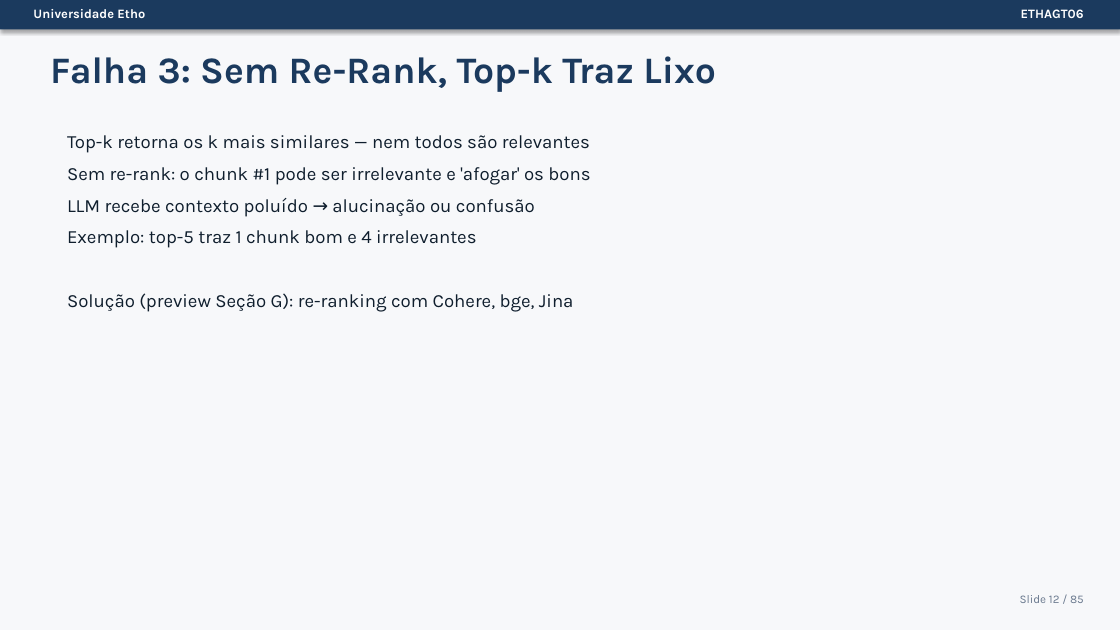
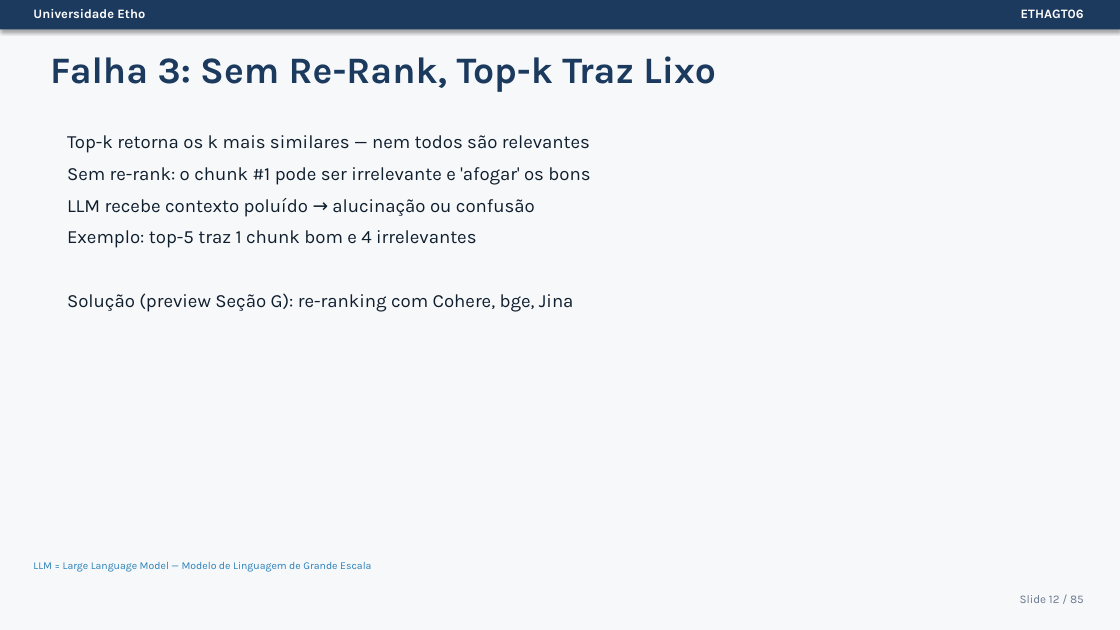
Before and after one commit to Etho-University/especializacao-programacao-agentica, a slide deck: slide 12 of 03-Slides/ETHAGT06/ETHAGT06-RAG-Agentico.pptx. Drawn at 1120x630 pixels with LibreOffice and Linux fonts; fonts in the diff are those of the drawing. Boxes give left, top, right and bottom in pixels: in the first picture for what was removed or moved away, otherwise in the second. Text is boxed around its words. In the diff, an @@ line names an element or a change of style, - is before the commit and + after.

```diff
--- a/03-Slides/ETHAGT06/ETHAGT06-RAG-Agentico.pptx
+++ b/03-Slides/ETHAGT06/ETHAGT06-RAG-Agentico.pptx
@@ text added at (33, 562, 371, 572), 9 pt, text #2980B9 @@
+LLM = Large Language Model — Modelo de Linguagem de Grande Escala
```
Also in this commit, not shown: 4 other slides changed, 1 other file.
